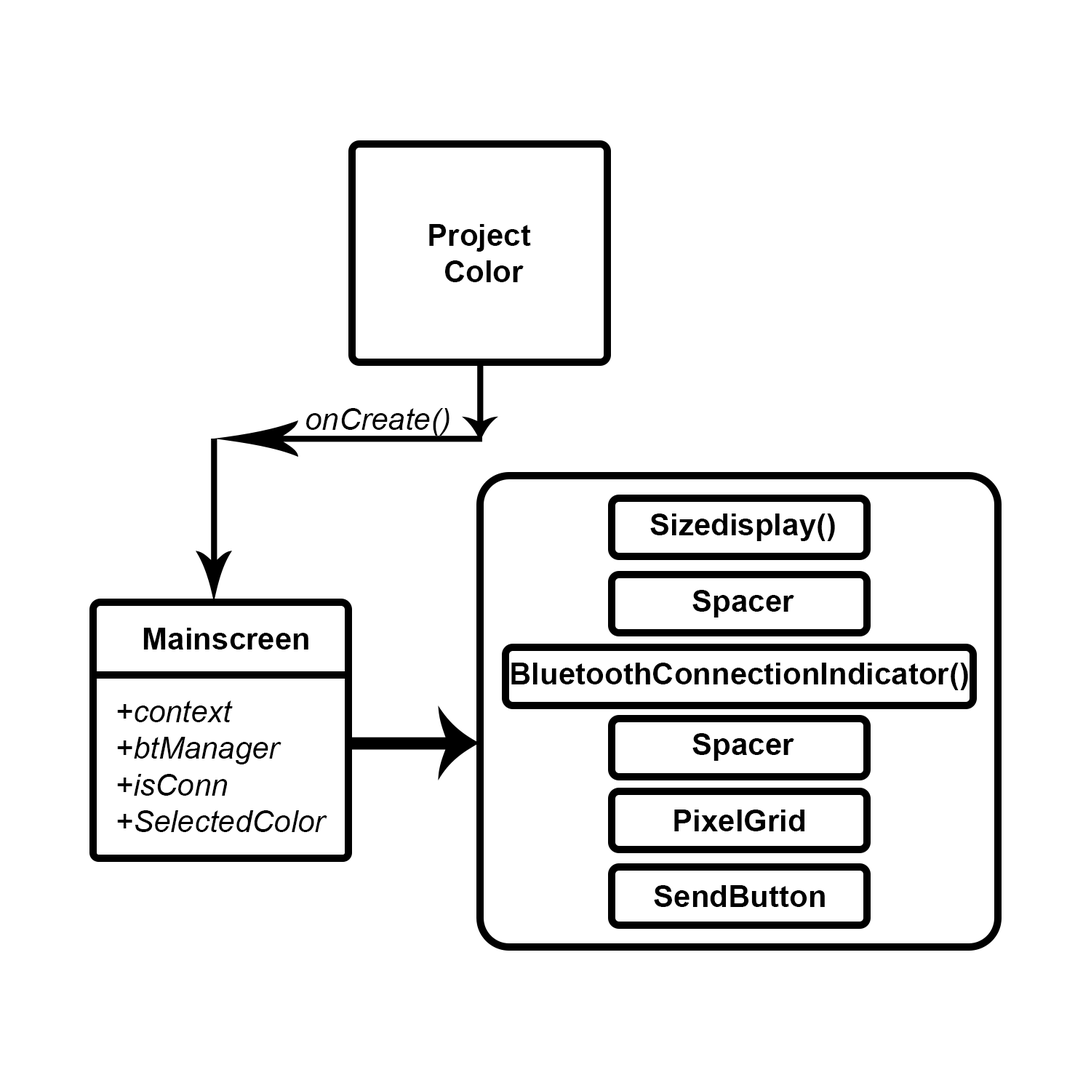
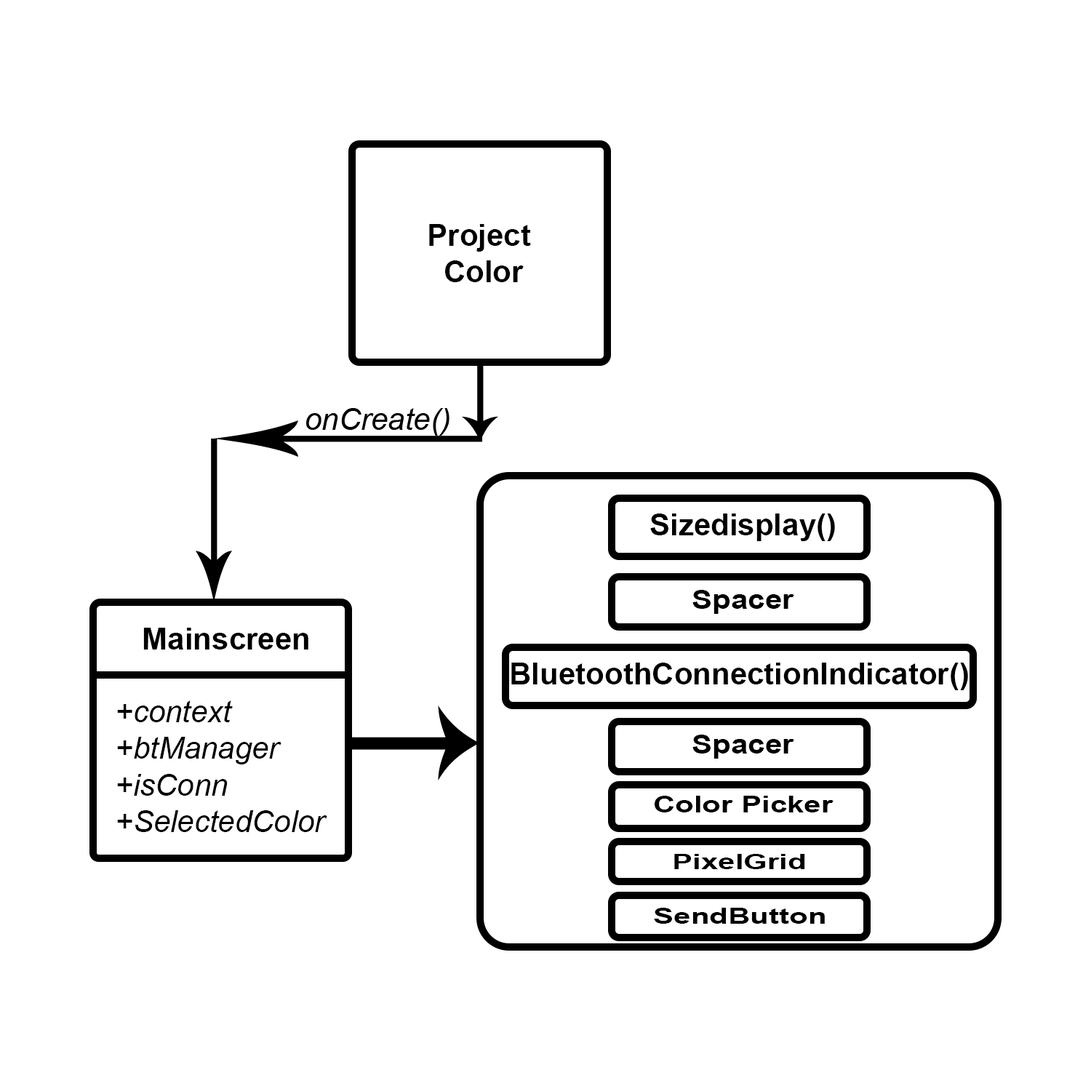
The second w=1091, h=1091 image is a revision of the first. Changes to its layers:
painted on "SendButton" (2nd of 2, in "Group 2" › "layout" › "Group 1" › "SendButton") over [654,885,826,925]
painted on "Rectangle 1" (1st of 10, in "Group 2" › "layout" › "Group 1" › "SendButton") over [608,863,872,942]
painted on "PixelGrid" (2nd of 2, in "Group 2" › "layout" › "Group 1" › "PixelGrid") over [674,809,806,870]
painted on "Rectangle 1" (2nd of 10, in "Group 2" › "layout" › "Group 1" › "PixelGrid") over [608,788,872,886]
renamed "Spacer" to "Color Picker", painted on it over [654,733,834,813]
painted on "Rectangle 1" (3rd of 10, in "Group 2" › "layout" › "Group 1" › "cp") over [608,715,872,833]
added group "spacer copy" with 2 layers in group "Group 1" over [608,718,872,776]
added layer "Spacer" (1st of 2, in "Group 2" › "layout" › "Group 1" › "spacer copy") in group "spacer copy" over [692,734,795,756]
added layer "Rectangle 1" (5th of 10, in "Group 2" › "layout" › "Group 1" › "spacer copy") in group "spacer copy" over [608,718,872,776]
painted on "Spacer" (2nd of 2, in "Group 2" › "layout" › "Group 1" › "spacer") over [692,590,795,618]
painted on "Rectangle 1" (6th of 10, in "Group 2" › "layout" › "Group 1" › "spacer") over [608,571,872,637]
painted on "Rectangle 1" (8th of 10, in "Group 2" › "layout") over [608,571,872,942]
hid "Background" over [306,408,872,942]
